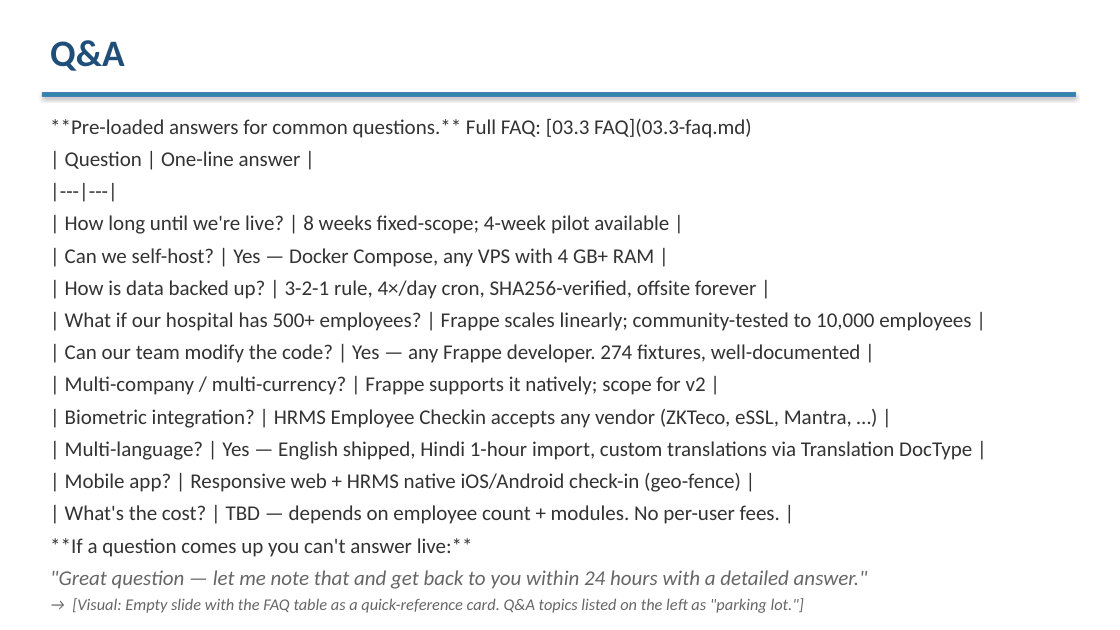
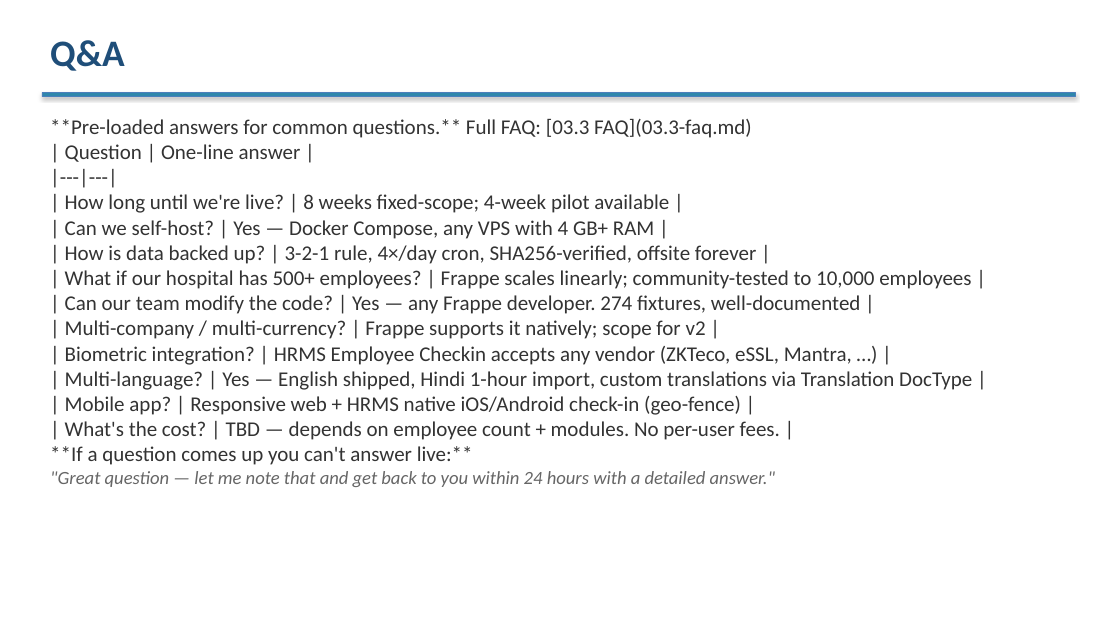
Before and after one commit to venkat-narasimha/haritha-hospitals, a slide deck: slide 16 of docs/phase6/03-client/03.4-client-presentation.pptx. Drawn at 1120x630 pixels with LibreOffice and Linux fonts; fonts in the diff are those of the drawing. Boxes give left, top, right and bottom in pixels: in the first picture for what was removed or moved away, otherwise in the second. Text is boxed around its words. In the diff, an @@ line names an element or a change of style, - is before the commit and + after.

```diff
--- a/docs/phase6/03-client/03.4-client-presentation.pptx
+++ b/docs/phase6/03-client/03.4-client-presentation.pptx
@@ text "**Pre-loaded answers for common questions.** ..." at (x1=50, y1=119, x2=972, y2=487): size 18 to 16 pt in ""Great question — let me note that ..."; less space between paragraphs @@
@@ text at (x1=72, y1=598, x2=804, y2=613): paragraph removed @@
-→ [Visual: Empty slide with the FAQ table as a quick-reference card. Q&A topics listed on the left as "parking lot."]
```
Also in this commit, not shown: 8 other slides changed, 6 slides added, 6 slides removed.
